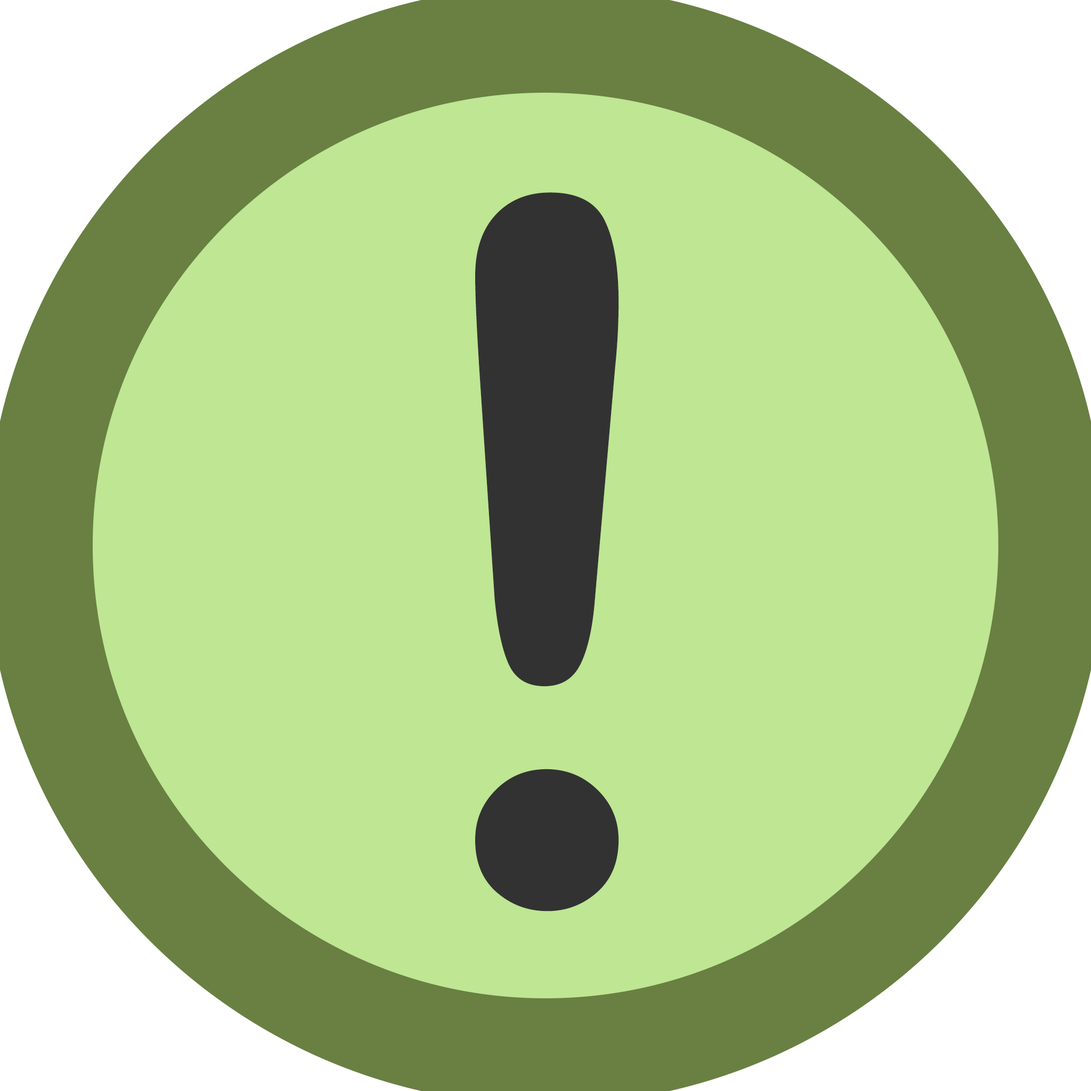
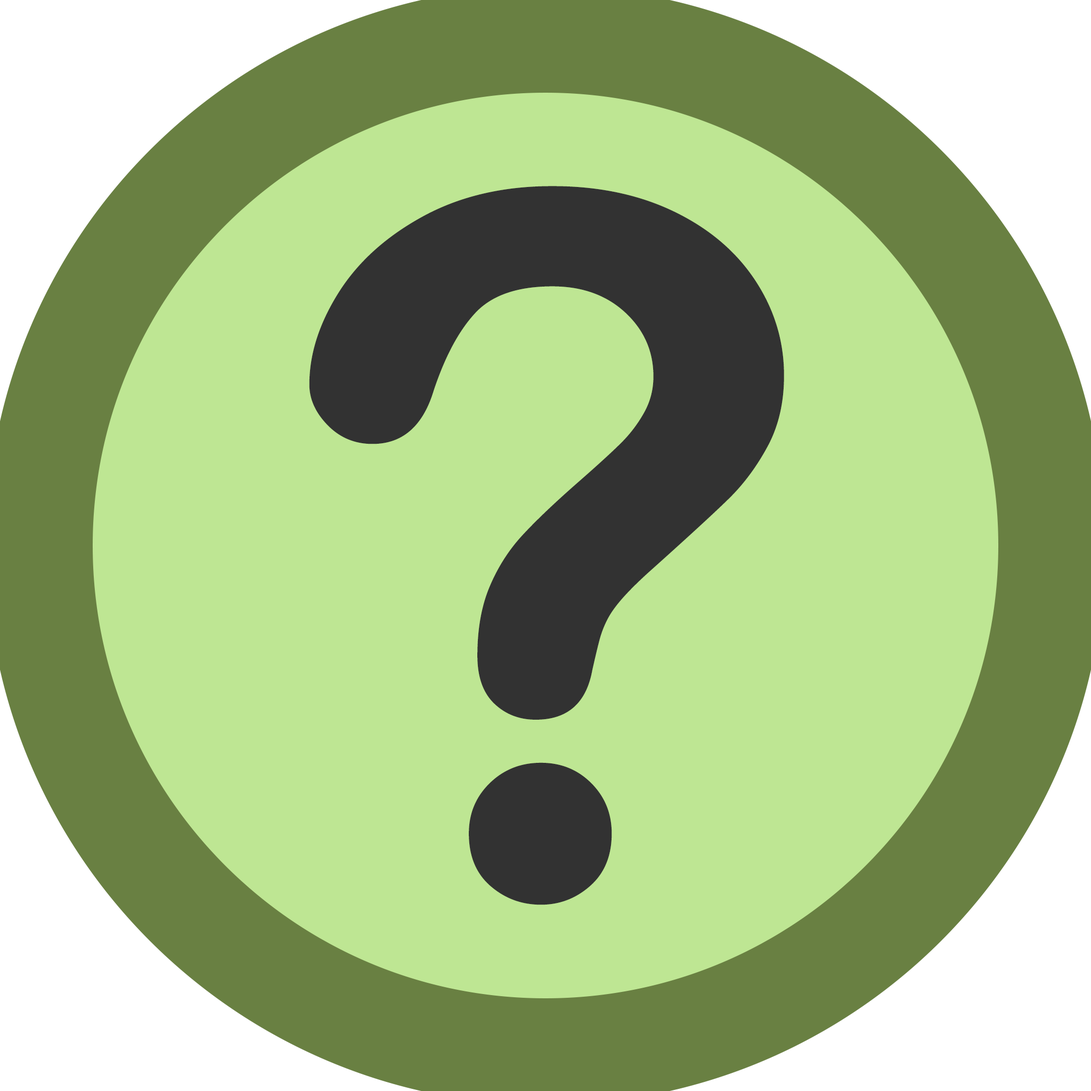
Before/after of a 1091x1091 layered artwork. What changed in the layer stack:
added layer "?" above "!" over left=309, top=186, right=785, bottom=906
hid "!" over left=475, top=192, right=620, bottom=912
painted on "Ellipse 1" over left=294, top=186, right=857, bottom=1083
